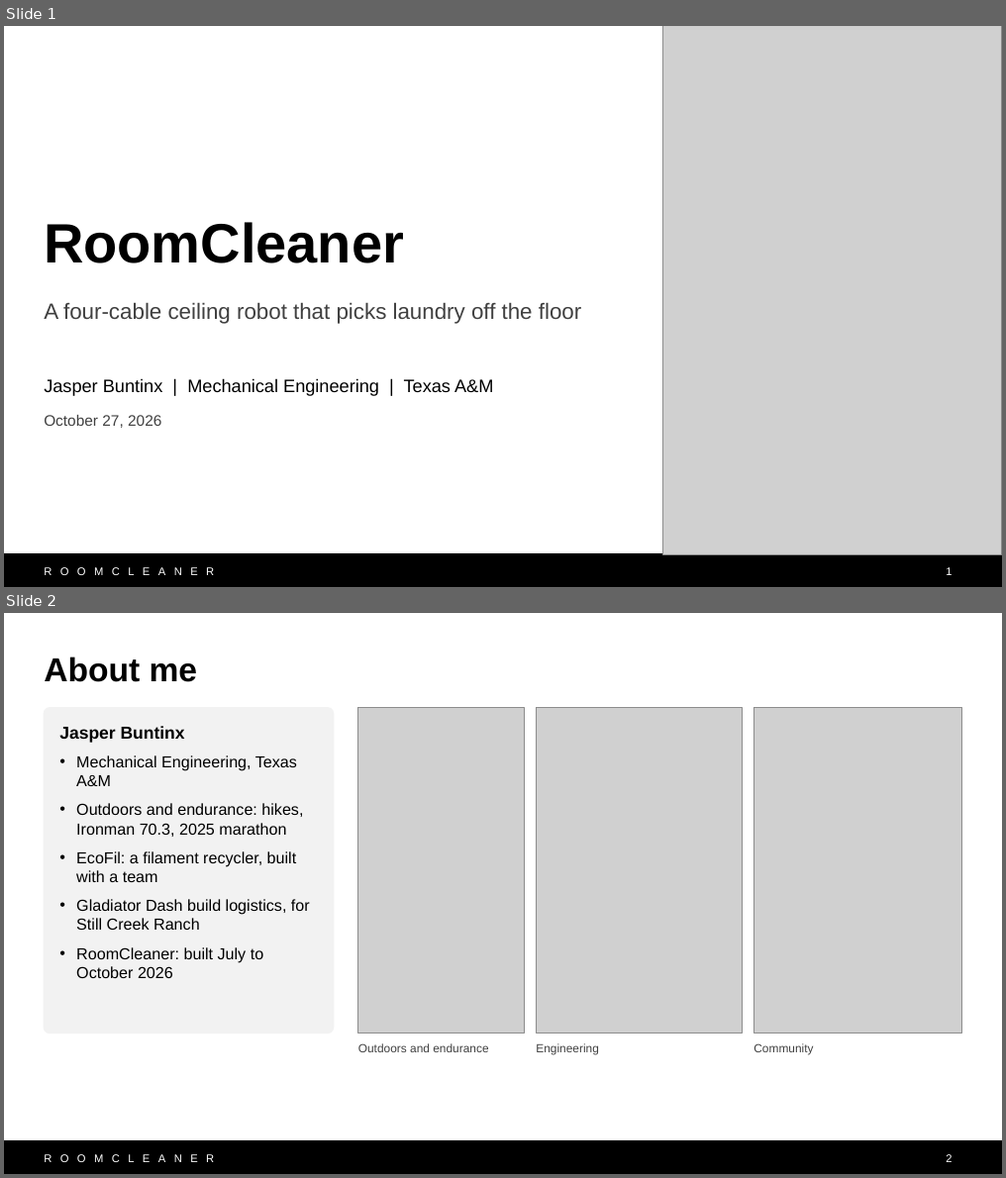
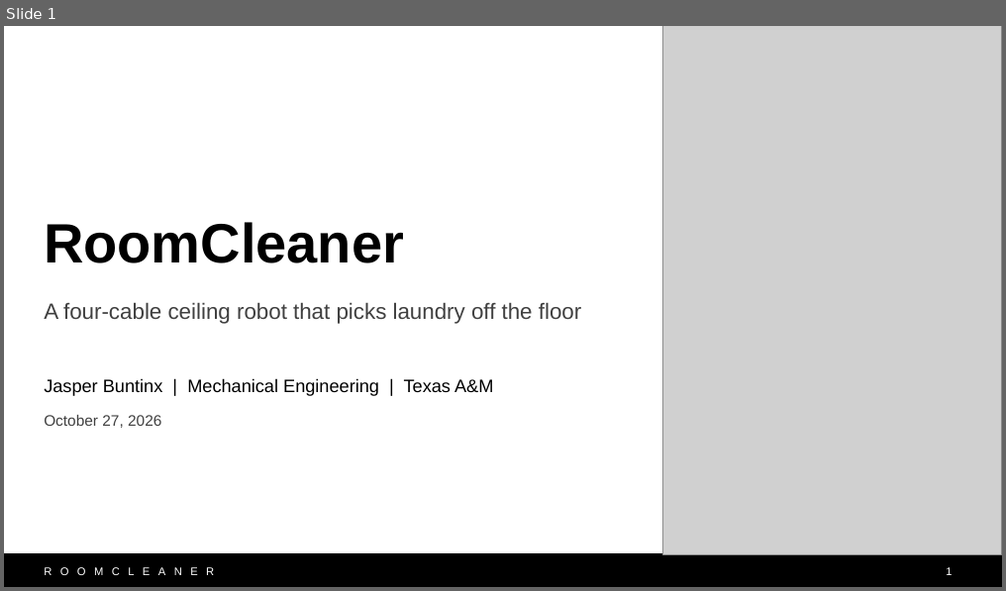
Before and after one commit to Jaspario1199/RoomCleaner, a slide deck: docs/presentation/deck_v10/RoomCleaner_Buntinx_v10.pptx. Shown one above the other, each under a label of ours: slides 1 and 2 before the commit, slide 1 after it. The pictures are 1006x1178 and 1006x591 pixels, drawn with LibreOffice and Linux fonts; fonts in the diff are those of the drawing; grey boxes stand for pictures. Boxes give left, top, right and bottom in pixels: in the first picture for what was removed or moved away, otherwise in the second. Text is boxed around its words. In the diff, an @@ line names an element or a change of style, - is before the commit and + after.

```diff
--- a/docs/presentation/deck_v10/RoomCleaner_Buntinx_v10.pptx
+++ b/docs/presentation/deck_v10/RoomCleaner_Buntinx_v10.pptx
@@ slide 2 removed at box(4, 613, 1002, 1174), background #FFFFFF; not listed: 2 template elements that a slide beside it also shows @@
@@ title removed at box(44, 657, 198, 682) @@
-About me
@@ rounded rectangle removed at box(44, 708, 334, 1033) @@
@@ text removed at box(59, 726, 185, 743) @@
-Jasper Buntinx
@@ picture removed at box(358, 708, 524, 1033) @@
@@ picture removed at box(536, 708, 742, 1033) @@
@@ picture removed at box(753, 708, 962, 1033) @@
@@ text removed at box(76, 756, 310, 978) @@
-• Mechanical Engineering, Texas A&M
-• Outdoors and endurance: hikes, Ironman 70.3, 2025 marathon
-• EcoFil: a filament recycler, built with a team
-• Gladiator Dash build logistics, for Still Creek Ranch
-• RoomCleaner: built July to October 2026
@@ text removed at box(358, 1044, 488, 1053) @@
-Outdoors and endurance
@@ text removed at box(536, 1044, 599, 1056) @@
-Engineering
@@ text removed at box(753, 1044, 813, 1056) @@
-Community
@@ page number removed at box(945, 1155, 951, 1162) @@
-2
```
Also in this commit, not shown: 1 slide added, 3 other files.
